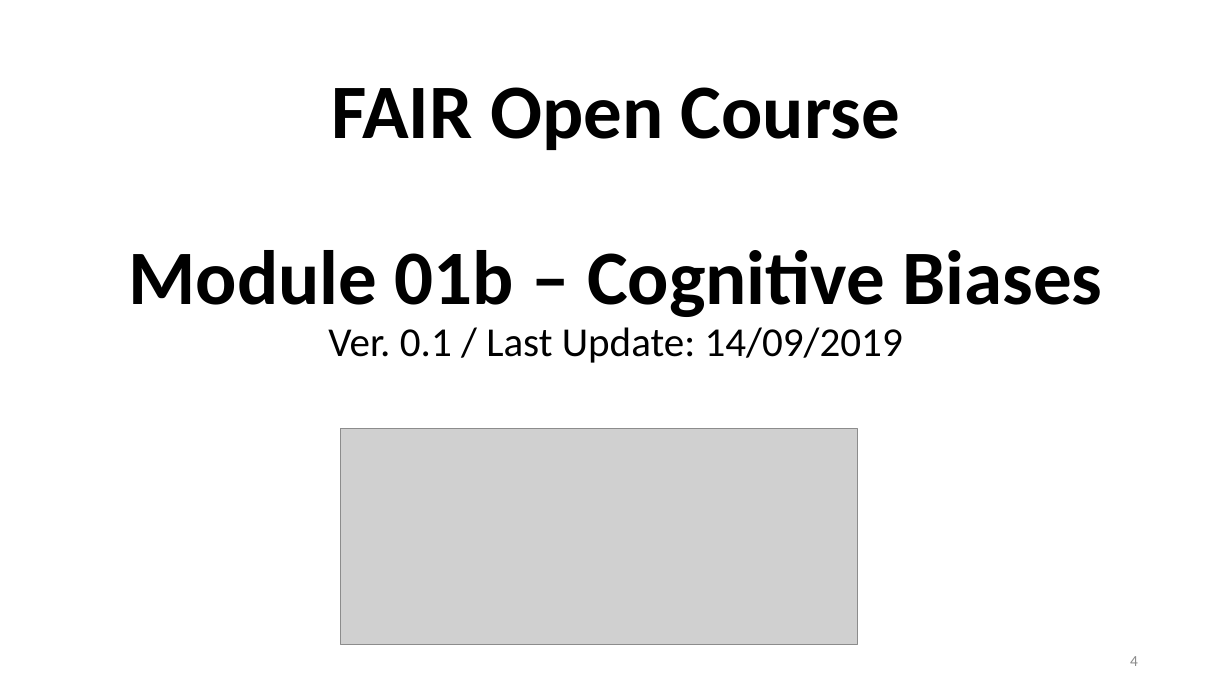
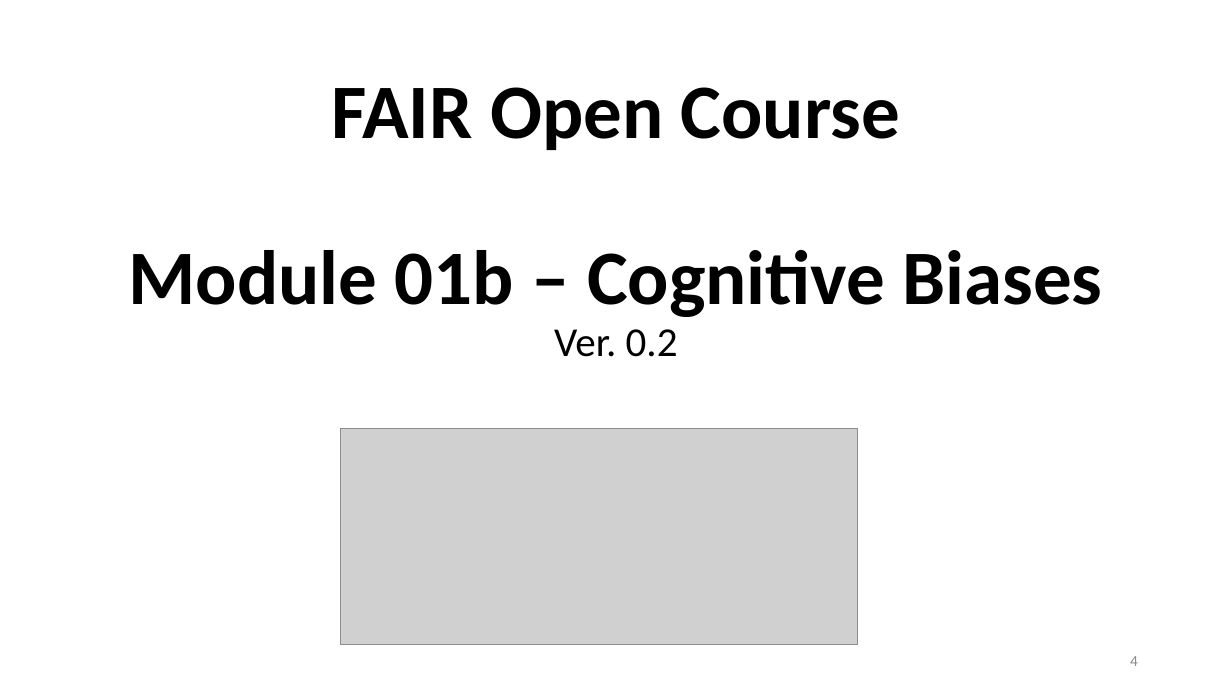
Before and after one commit to OSUso/FAIR-Open-Course, a slide deck: slide 4 of FAIR Open Course - Module 01b - Cognitive Biases.pptx. Drawn at 1232x693 pixels with LibreOffice and Linux fonts; fonts in the diff are those of the drawing; grey boxes stand for pictures. Boxes give left, top, right and bottom in pixels: in the first picture for what was removed or moved away, otherwise in the second. Text is boxed around its words. In the diff, an @@ line names an element or a change of style, - is before the commit and + after.

```diff
--- a/FAIR Open Course - Module 01b - Cognitive Biases.pptx
+++ b/FAIR Open Course - Module 01b - Cognitive Biases.pptx
@@ title at box(128, 87, 1103, 357): text changed @@
-FAIR Open Course
-Module 01b – Cognitive Biases
-Ver. 0.1 / Last Update: 14/09/2019
+FAIR Open Course
+Module 01b – Cognitive Biases
+Ver. 0.2
```
Also in this commit, not shown: 8 other slides changed, 2 other files.
